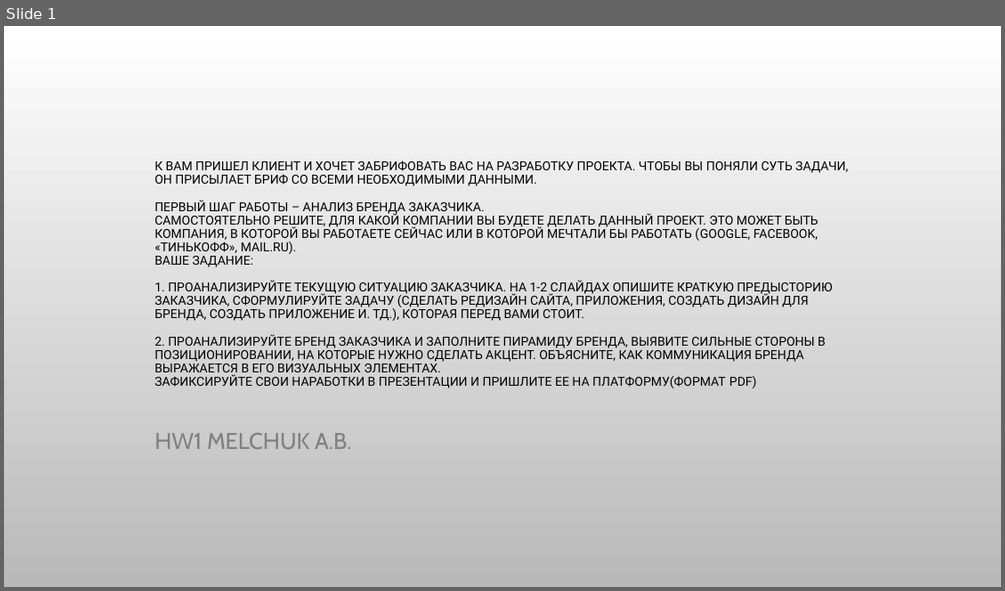
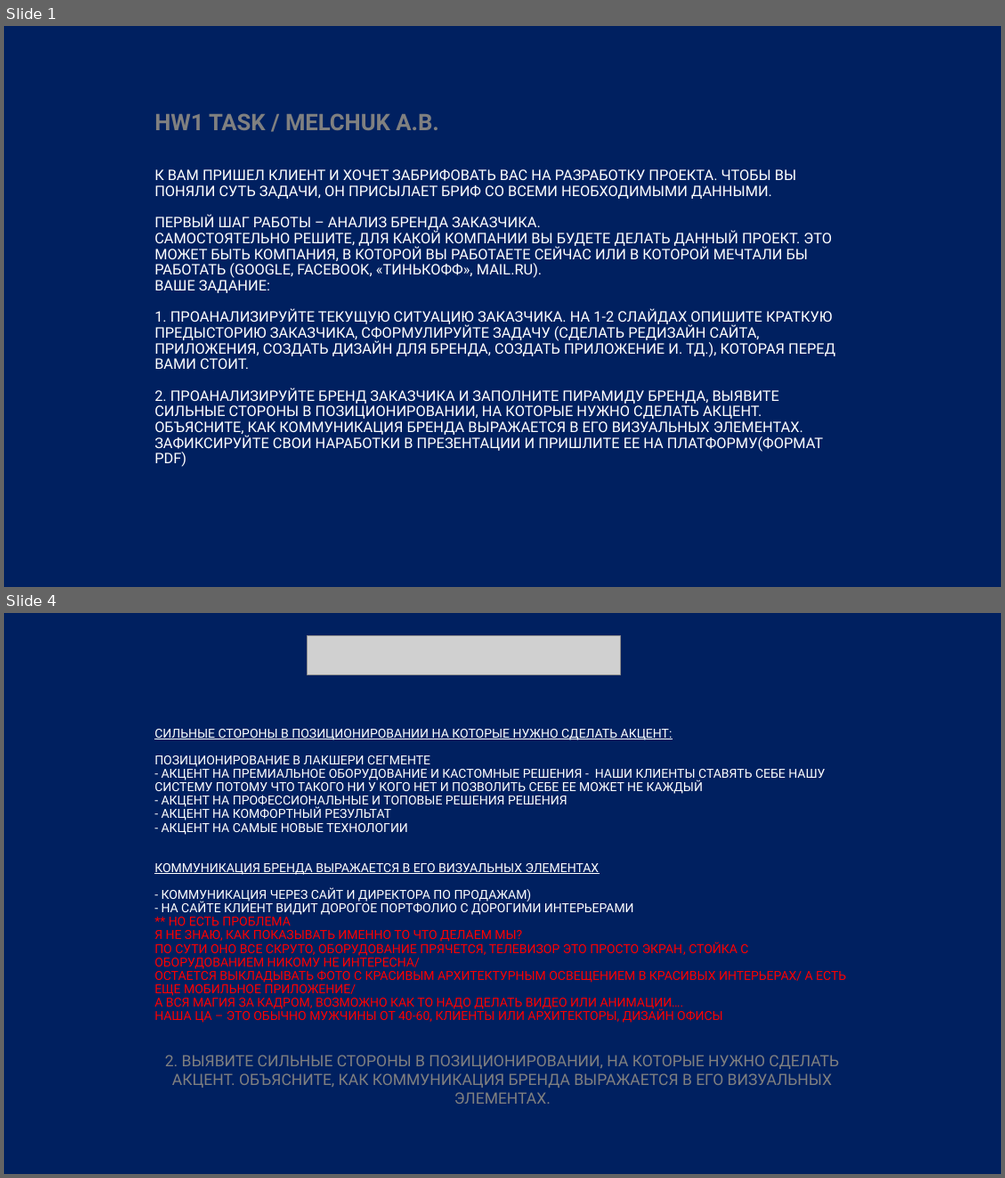
Before and after one commit to mindblower5000/gu-ui-ux, a slide deck: hw1-melchuk.pptx. Shown one above the other, each under a label of ours: slide 1 before the commit, slides 1 and 4 after it; the slides between them are not shown. The pictures are 1005x591 and 1005x1178 pixels, drawn with LibreOffice and Linux fonts; fonts in the diff are those of the drawing; grey boxes stand for pictures; background and template pictures are left out. Boxes give left, top, right and bottom in pixels: in the first picture for what was removed or moved away, otherwise in the second. Text is boxed around its words. In the diff, an @@ line names an element or a change of style, - is before the commit and + after.

```diff
--- a/hw1-melchuk.pptx
+++ b/hw1-melchuk.pptx
@@ slide 4 added at box(4, 613, 1001, 1174), background #002060 @@
@@ picture added at box(307, 635, 620, 674) @@
@@ title added at box(154, 729, 846, 1022), 12 pt, text #FFFFFF @@
+СИЛЬНЫЕ СТОРОНЫ В ПОЗИЦИОНИРОВАНИИ НА КОТОРЫЕ НУЖНО СДЕЛАТЬ АКЦЕНТ:
+ПОЗИЦИОНИРОВАНИЕ В ЛАКШЕРИ СЕГМЕНТЕ
+- АКЦЕНТ НА ПРЕМИАЛЬНОЕ ОБОРУДОВАНИЕ И КАСТОМНЫЕ РЕШЕНИЯ - НАШИ КЛИЕНТЫ СТАВЯТЬ СЕБЕ НАШУ СИСТЕМУ ПОТОМУ ЧТО ТАКОГО НИ У КОГО НЕТ И ПОЗВОЛИТЬ СЕБЕ ЕЕ МОЖЕТ НЕ КАЖДЫЙ
+- АКЦЕНТ НА ПРОФЕССИОНАЛЬНЫЕ И ТОПОВЫЕ РЕШЕНИЯ РЕШЕНИЯ
+- АКЦЕНТ НА КОМФОРТНЫЙ РЕЗУЛЬТАТ
+- АКЦЕНТ НА САМЫЕ НОВЫЕ ТЕХНОЛОГИИ
+КОММУНИКАЦИЯ БРЕНДА ВЫРАЖАЕТСЯ В ЕГО ВИЗУАЛЬНЫХ ЭЛЕМЕНТАХ
+- КОММУНИКАЦИЯ ЧЕРЕЗ САЙТ И ДИРЕКТОРА ПО ПРОДАЖАМ)
+- НА САЙТЕ КЛИЕНТ ВИДИТ ДОРОГОЕ ПОРТФОЛИО С ДОРОГИМИ ИНТЕРЬЕРАМИ
+** НО ЕСТЬ ПРОБЛЕМА
+Я НЕ ЗНАЮ, КАК ПОКАЗЫВАТЬ ИМЕННО ТО ЧТО ДЕЛАЕМ МЫ?
+ПО СУТИ ОНО ВСЕ СКРУТО, ОБОРУДОВАНИЕ ПРЯЧЕТСЯ, ТЕЛЕВИЗОР ЭТО ПРОСТО ЭКРАН, СТОЙКА С ОБОРУДОВАНИЕМ НИКОМУ НЕ ИНТЕРЕСНА/
+ОСТАЕТСЯ ВЫКЛАДЫВАТЬ ФОТО С КРАСИВЫМ АРХИТЕКТУРНЫМ ОСВЕЩЕНИЕМ В КРАСИВЫХ ИНТЕРЬЕРАХ/ А ЕСТЬ ЕЩЕ МОБИЛЬНОЕ ПРИЛОЖЕНИЕ/
+А ВСЯ МАГИЯ ЗА КАДРОМ, ВОЗМОЖНО КАК ТО НАДО ДЕЛАТЬ ВИДЕО ИЛИ АНИМАЦИИ….
+НАША ЦА – ЭТО ОБЫЧНО МУЖЧИНЫ ОТ 40-60, КЛИЕНТЫ ИЛИ АРХИТЕКТОРЫ, ДИЗАЙН ОФИСЫ
@@ subtitle added at box(165, 1054, 839, 1103), 15 pt, text #808080 @@
+2. ВЫЯВИТЕ СИЛЬНЫЕ СТОРОНЫ В ПОЗИЦИОНИРОВАНИИ, НА КОТОРЫЕ НУЖНО СДЕЛАТЬ АКЦЕНТ. ОБЪЯСНИТЕ, КАК КОММУНИКАЦИЯ БРЕНДА ВЫРАЖАЕТСЯ В ЕГО ВИЗУАЛЬНЫХ ЭЛЕМЕНТАХ.
@@ slide 1 changed as well @@
@@ background picture (left out) to #002060 @@
@@ subtitle at box(154, 113, 439, 130): text changed; font Cabin to Roboto; bold on @@
-HW1 MELCHUK A.B.
+HW1 TASK / MELCHUK A.B.
@@ title "К ВАМ ПРИШЕЛ КЛИЕНТ И ...": place and size @@
-title "К ВАМ ПРИШЕЛ КЛИЕНТ И ..." at box(154, 160, 848, 388)
+title "К ВАМ ПРИШЕЛ КЛИЕНТ И ..." at box(154, 169, 835, 467)
@@ title "К ВАМ ПРИШЕЛ КЛИЕНТ И ..." at box(154, 169, 835, 467): size 12 to 14 pt, text colour #000000 to #FFFFFF @@
```
Also in this commit, not shown: 2 other slides added, 1 slide removed, 2 other files.
